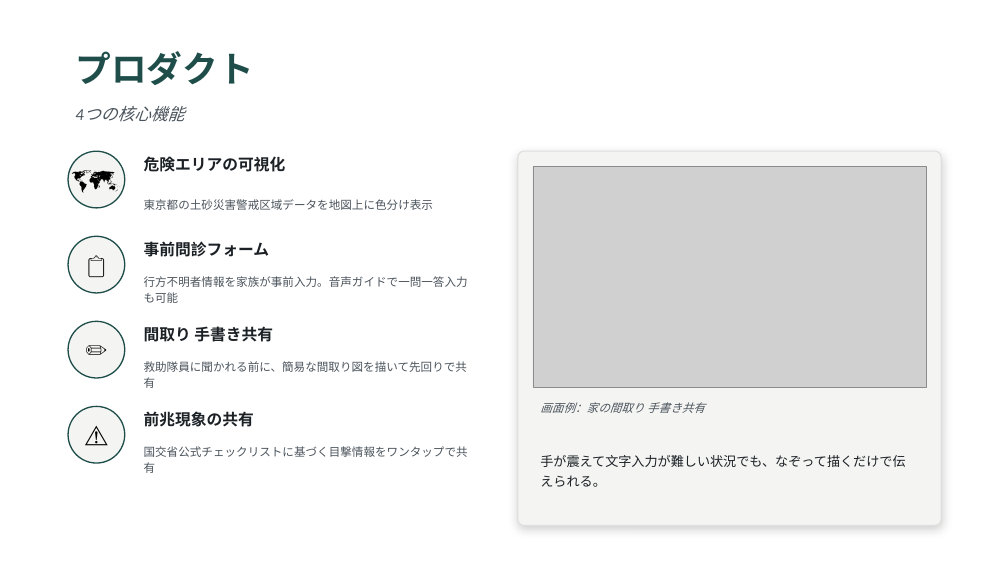
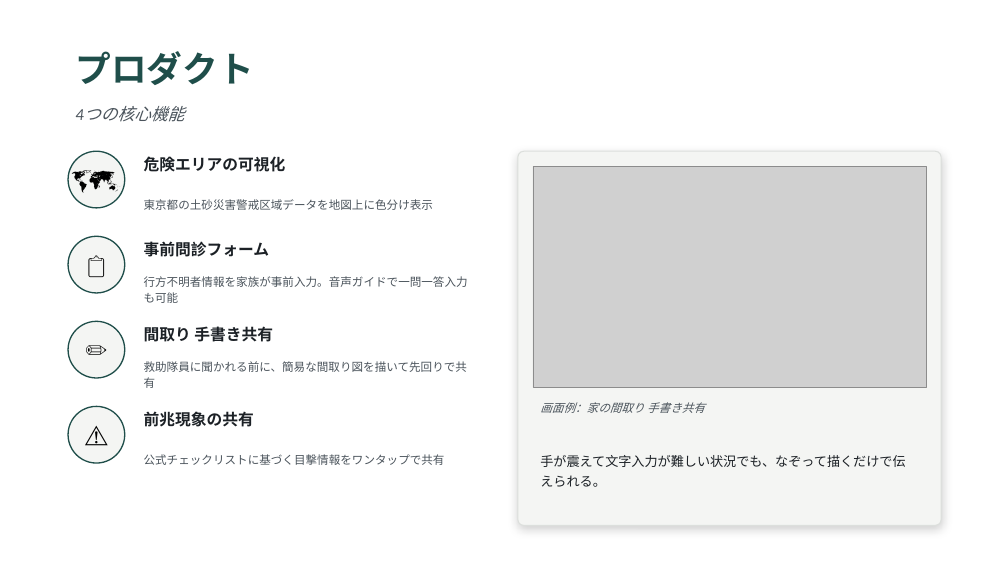
Before and after one commit to gurii-gabreh/Kizashi, a slide deck: slide 4 of kizashi-app/submission/presentation.pptx. Drawn at 1008x567 pixels with LibreOffice and Linux fonts; fonts in the diff are those of the drawing; grey boxes stand for pictures. Boxes give left, top, right and bottom in pixels: in the first picture for what was removed or moved away, otherwise in the second. Text is boxed around its words. In the diff, an @@ line names an element or a change of style, - is before the commit and + after.

```diff
--- a/kizashi-app/submission/presentation.pptx
+++ b/kizashi-app/submission/presentation.pptx
@@ text at [144,454,445,465]: text changed @@
-国交省公式チェックリストに基づく目撃情報をワンタップで共有
+公式チェックリストに基づく目撃情報をワンタップで共有
```
Also in this commit, not shown: 3 other slides changed.
